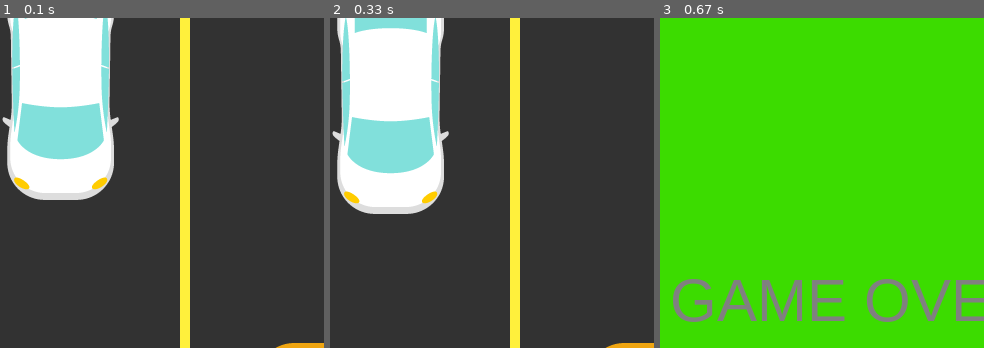
Above: before the commit, frames 1-3 (left to right).
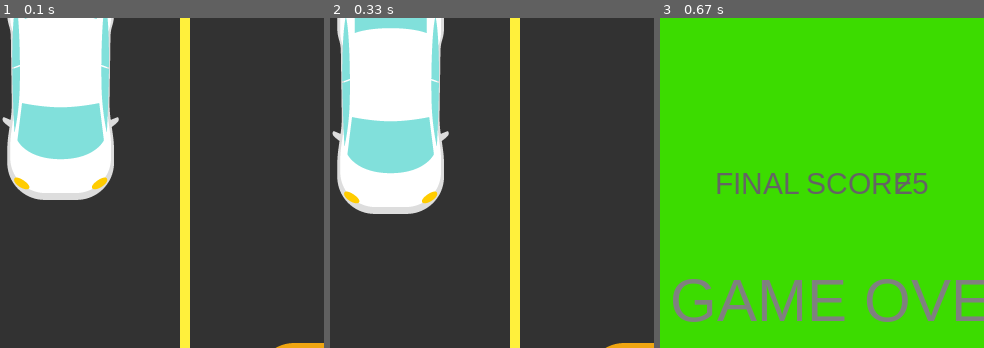
Above: after the commit, the same moments.

Repository: abidurrahman11/Pygame-Racing-Car
Game: pygame game, started from cargame.py
The game is run twice, just before and just after one commit, with the same random seed, the same clock (stepped at 60 frames per second) and the same inputs.
Inputs:
- Up to frame 1 (0.1 s): no input
- Up to frame 2 (0.33 s): no input
- Up to frame 3 (0.67 s): hold Right from 0.33 s (still down)
The pictures show only the part of the screen within x 11-61%, y 12-62%; the shares and areas given below are measured in that part.

Frames 1-2 are identical in both runs. In frame 3, 1.7% of the frame differs, in the area x 17-83%, y 46-54%.

Commit message:
cargame.py: Updated game_over() to show final score

Diff:
--- a/cargame.py
+++ b/cargame.py
@@ -28,6 +28,8 @@
 
 def game_over():
     message_display("GAME OVER!", game_over_font, (128, 128, 128), 225, 330)
+    message_display("FINAL SCORE ", score_font, (100, 100, 100), 270, 230)
+    message_display(str(newScore), score_font, (100, 100, 100), 450, 230)
 
 def score():
     message_display("SCORE ", score_font, (100, 100, 100),680, 20)
